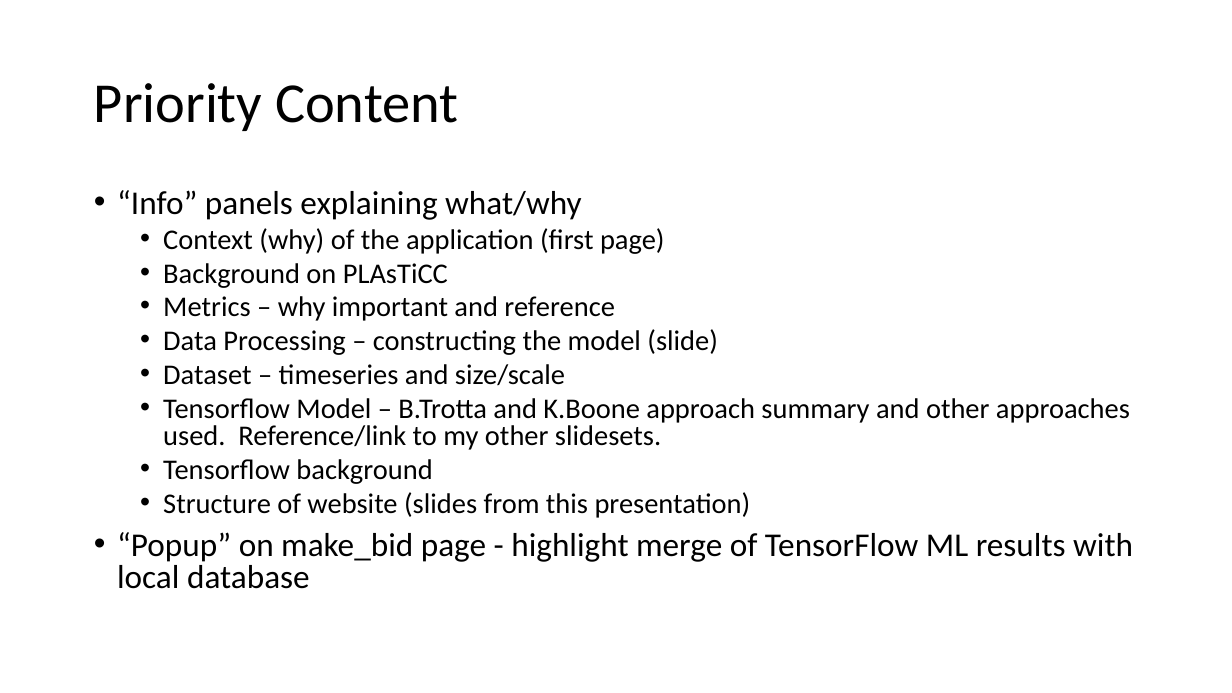
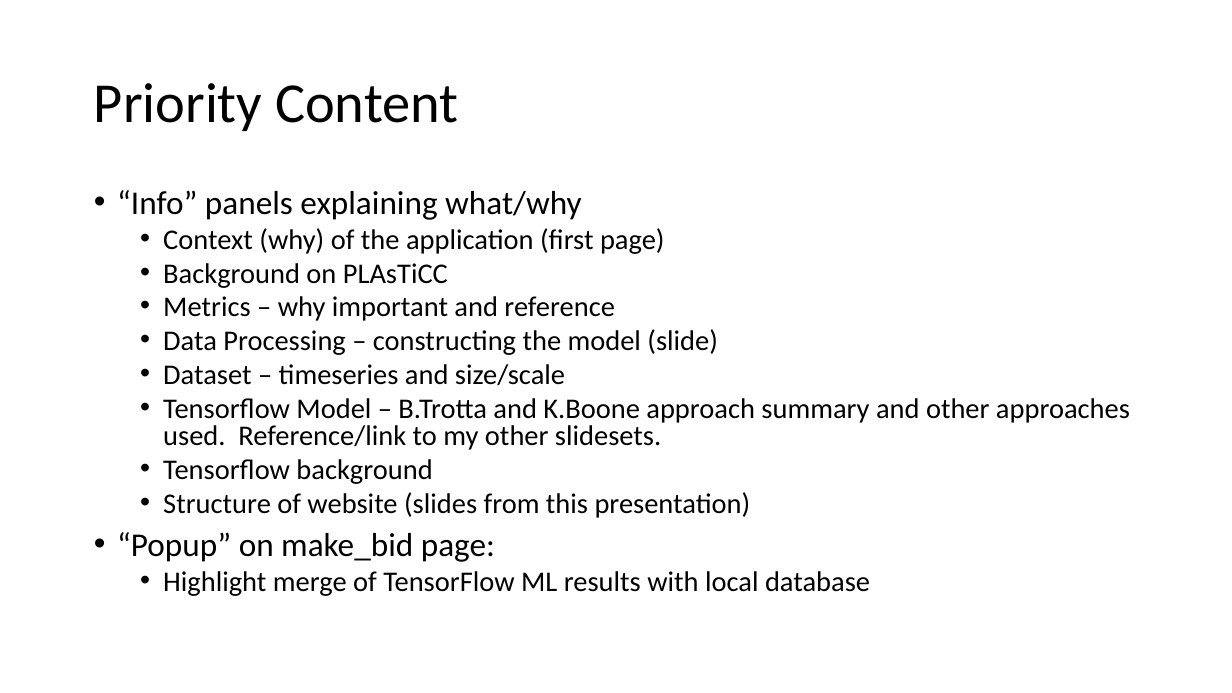
Before and after one commit to cwinsor/django_103_plasticc_and_ux, a slide deck: slide 15 of presentation.pptx. Drawn at 1232x693 pixels with LibreOffice and Linux fonts; fonts in the diff are those of the drawing. Boxes give left, top, right and bottom in pixels: in the first picture for what was removed or moved away, otherwise in the second. Text is boxed around its words. In the diff, an @@ line names an element or a change of style, - is before the commit and + after.

```diff
--- a/presentation.pptx
+++ b/presentation.pptx
@@ text at bbox=[117, 532, 870, 596]: text changed; size 25.9 to 22.2 pt @@
-• “Popup” on make_bid page - highlight merge of TensorFlow ML results with local database
+• “Popup” on make_bid page:
+  • Highlight merge of TensorFlow ML results with local database
```
Also in this commit, not shown: 17 other slides changed, 16 slides added, 3 slides removed, 4 other files.
